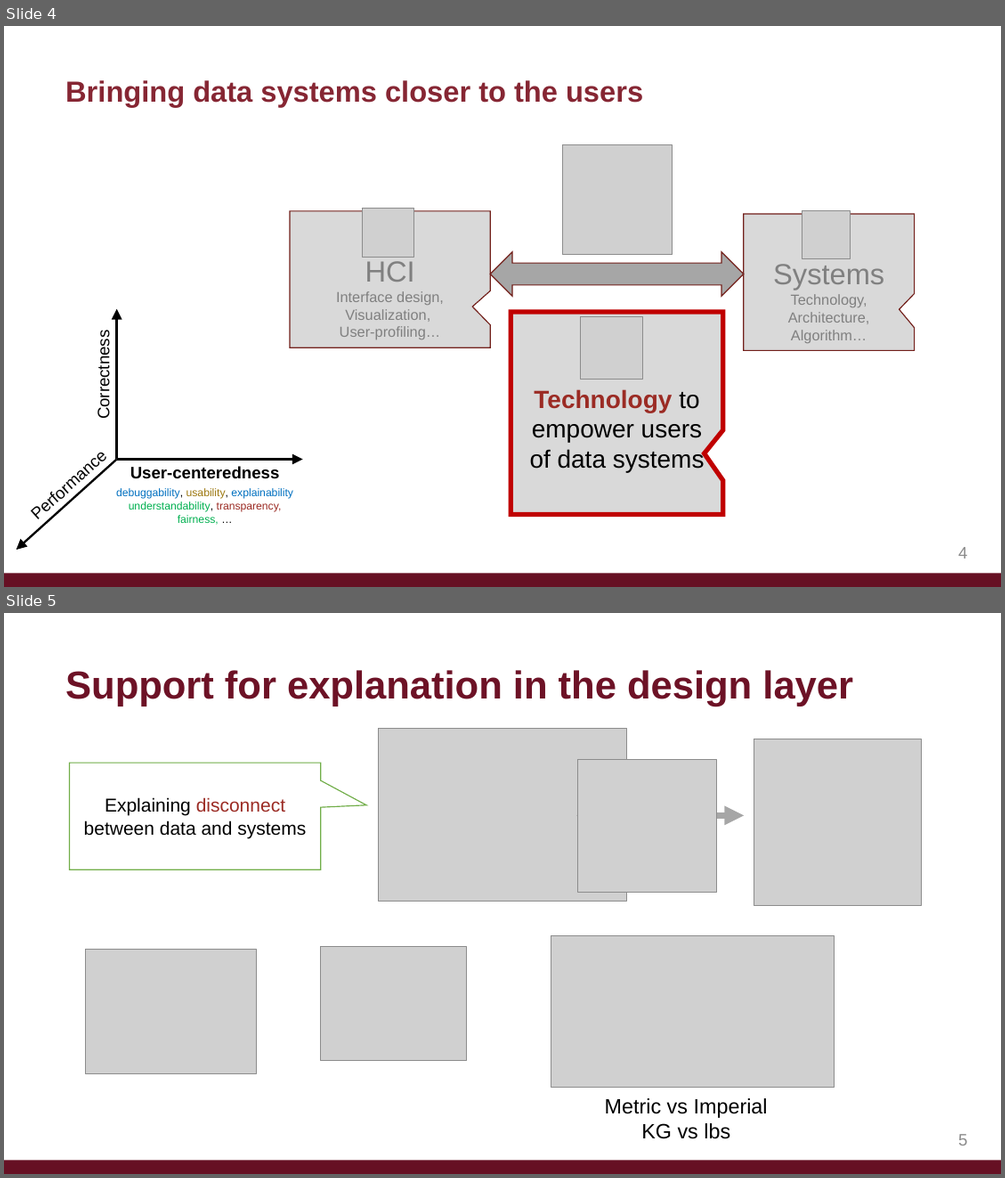
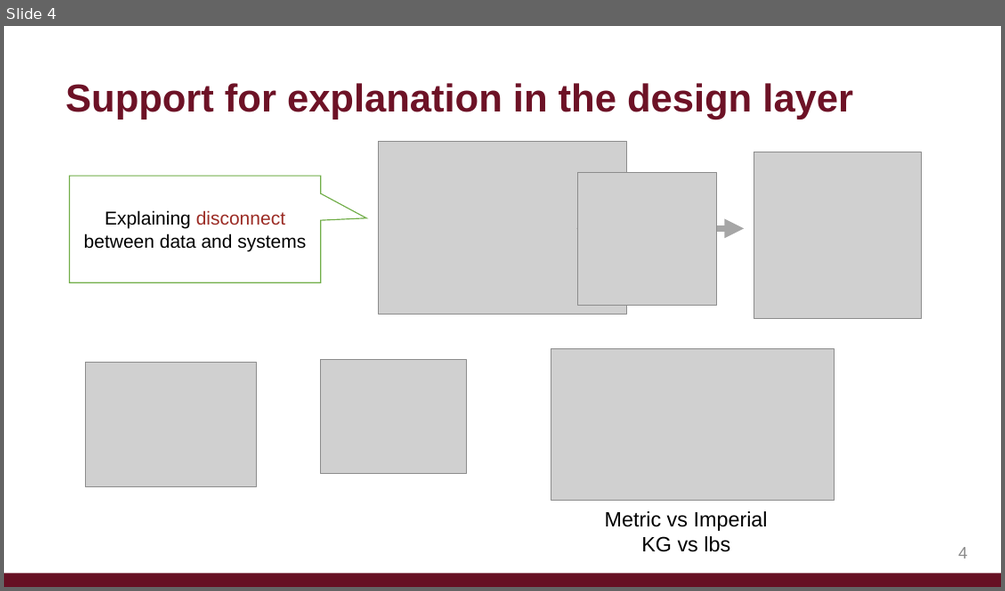
Before and after one commit to afariha/afariha.github.io, a slide deck: posters_and_slides/NWDS_2023_Talk.pptx. Shown one above the other, each under a label of ours: slides 4 and 5 before the commit, slide 4 after it. The pictures are 1005x1178 and 1005x591 pixels, drawn with LibreOffice and Linux fonts; fonts in the diff are those of the drawing; grey boxes stand for pictures. Boxes give left, top, right and bottom in pixels: in the first picture for what was removed or moved away, otherwise in the second. Text is boxed around its words. In the diff, an @@ line names an element or a change of style, - is before the commit and + after.

```diff
--- a/posters_and_slides/NWDS_2023_Talk.pptx
+++ b/posters_and_slides/NWDS_2023_Talk.pptx
@@ slide 4 removed at (x1=4, y1=26, x2=1001, y2=587), background #FFFFFF; not listed: 1 template element that a slide beside it also shows @@
@@ text removed at (x1=65, y1=80, x2=643, y2=107) @@
-Bringing data systems closer to the users
@@ picture removed at (x1=563, y1=145, x2=672, y2=255) @@
@@ speech box removed at (x1=290, y1=211, x2=490, y2=347) @@
-HCI
-Interface design, Visualization,
-User-profiling…
@@ picture removed at (x1=362, y1=208, x2=413, y2=257) @@
@@ picture removed at (x1=802, y1=211, x2=850, y2=258) @@
@@ speech box removed at (x1=744, y1=214, x2=914, y2=351) @@
-Systems
-Technology, Architecture, Algorithm…
@@ left right arrow removed at (x1=490, y1=252, x2=744, y2=296) @@
@@ speech box removed at (x1=511, y1=312, x2=723, y2=515) @@
-Technology to empower users of data systems
@@ picture removed at (x1=581, y1=316, x2=643, y2=378) @@
@@ group removed at (x1=16, y1=309, x2=303, y2=549): 3 arrows, 3 texts @@
-User-centeredness
-debuggability, usability, explainability understandability, transparency, fairness, …
-Performance
-Correctness
@@ page number removed at (x1=958, y1=547, x2=967, y2=558) @@
-4
@@ what was slide 5 is now slide 4 @@
@@ page number at (x1=958, y1=547, x2=967, y2=558): text changed @@
-5
+4
```
Also in this commit, not shown: 5 slides changed, 1 slide added, 1 other file.
